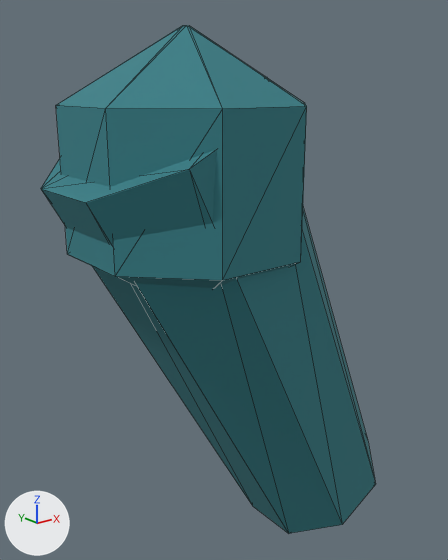
Before and after pictures for a commit that changed the glTF model Resource/Export/Modules/Outfit_Explorer_Slender_Sleeve_L.glb.
Rendered twice from a camera (50 mm lens) standing at (0.032, -0.278, 1.453) and looking at (0.262, 0.01, 1.338). Every picture has the same lights, and +X, +Y and +Z are marked at lower left. The picture after the commit comes second. Mesh edges are drawn as thin lines. Vertices at exactly the same position are counted once.

Objects in the first picture: 'Outfit_Explorer_Slender_Sleeve_L'.
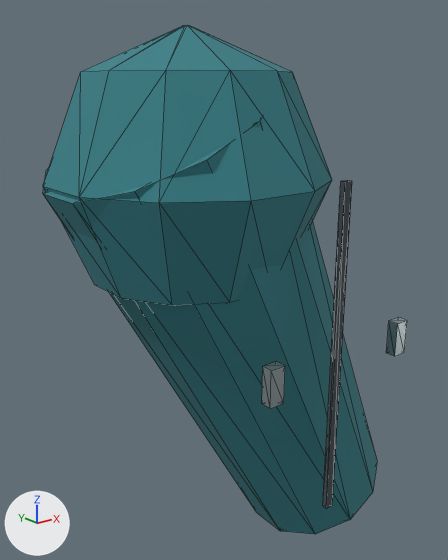
What differs and where, as boxes [x1, y1, x2, y2] in the pictures (448 x 560 px):
```json
{"object": "Outfit_Explorer_Slender_Sleeve_L", "change": "reshaped", "before": [41, 25, 376, 534], "after": [43, 25, 407, 534], "on screen": "9% wider"}
{"part": 1, "of": "me_outfit_explorer_slender_sleeve_l_mesh", "change": "added", "after": [323, 180, 352, 509]}
{"part": 2, "of": "me_outfit_explorer_slender_sleeve_l_mesh", "change": "added", "after": [262, 361, 285, 409]}
{"part": 3, "of": "me_outfit_explorer_slender_sleeve_l_mesh", "change": "added", "after": [386, 317, 407, 356]}
{"part": 4, "of": "me_outfit_explorer_slender_sleeve_l_mesh", "change": "rebuilt", "before": [41, 77, 376, 534], "after": [43, 119, 377, 534]}
{"part": 5, "of": "me_outfit_explorer_slender_sleeve_l_mesh", "change": "built on", "before": [56, 25, 307, 288], "after": [43, 25, 332, 306]}
```

Scene script edits in JSON lines:
```json
{"op": "add", "block": "mat_fabric_seam", "code": ["mat_fabric_seam = principled_material('Fabric_Seam')", "mat_fabric_seam.base_color = (0.055, 0.075, 0.085)  # greyish blue #424d52", "mat_fabric_seam.roughness = 0.88"]}
{"op": "add", "block": "mat_fastener_titanium", "code": ["mat_fastener_titanium = principled_material('Fastener_Titanium')", "mat_fastener_titanium.base_color = (0.39, 0.47, 0.49)  # grey #a8b6ba", "mat_fastener_titanium.metallic = 0.8", "mat_fastener_titanium.roughness = 0.32"]}
{"block": "me_outfit_explorer_slender_sleeve_l_mesh", "where": "# used by ob_outfit_explorer_slender_sleeve_l; location = (0.0, 0.0, 0.0)"}
{"op": "remove", "block": "me_outfit_explorer_slender_sleeve_l_mesh", "code": "me_outfit_explorer_slender_sleeve_l_mesh.from_pydata(...)  # 48 vertices, 88 faces; spans x 0.156..0.382, y -0.062..0.062, z 1.149..1.482"}
{"op": "add", "block": "me_outfit_explorer_slender_sleeve_l_mesh", "code": "me_outfit_explorer_slender_sleeve_l_mesh.from_pydata(...)  # 103 vertices, 174 faces; spans x 0.154..0.384, y -0.084..0.075, z 1.148..1.482"}
{"block": "me_outfit_explorer_slender_sleeve_l_mesh", "change": "me_outfit_explorer_slender_sleeve_l_mesh part 1: a new loose piece, a box spanning x 0.2662..0.2712, y -0.0798..-0.0768, z 1.2215..1.4085, in mat_fabric_seam (greyish blue #424d52)"}
{"block": "me_outfit_explorer_slender_sleeve_l_mesh", "change": "me_outfit_explorer_slender_sleeve_l_mesh part 2: a new loose piece, a box spanning x 0.2158..0.2248, y -0.0843..-0.0783, z 1.305..1.325, in mat_fastener_titanium (grey #a8b6ba)"}
{"block": "me_outfit_explorer_slender_sleeve_l_mesh", "change": "me_outfit_explorer_slender_sleeve_l_mesh part 3: a new loose piece, a box spanning x 0.3125..0.3215, y -0.0843..-0.0783, z 1.305..1.325, in mat_fastener_titanium (grey #a8b6ba)"}
{"block": "me_outfit_explorer_slender_sleeve_l_mesh", "change": "me_outfit_explorer_slender_sleeve_l_mesh part 4: the loose piece of 16 vertices spanning x 0.156..0.382, y -0.06..0.06, z 1.149..1.457 is rebuilt with 24 vertices and now spans x 0.154..0.384, y -0.063..0.063, z 1.148..1.458"}
{"block": "me_outfit_explorer_slender_sleeve_l_mesh", "change": "me_outfit_explorer_slender_sleeve_l_mesh part 5"}
{"block": "me_outfit_explorer_slender_sleeve_l_mesh", "change": "13 vertices are removed from x 0.168..0.292, y -0.062..0.062, z 1.328..1.443"}
{"block": "me_outfit_explorer_slender_sleeve_l_mesh", "change": "55 faces are deleted"}
{"block": "me_outfit_explorer_slender_sleeve_l_mesh", "change": "6 vertices move from x 0.204..0.292, y -0.062..0.062, z 1.366..1.443 to x 0.175..0.283, y -0.053..0.055, z 1.351..1.459"}
{"block": "me_outfit_explorer_slender_sleeve_l_mesh", "change": "36 vertices are added at x 0.155..0.305, y -0.075..0.075, z 1.328..1.482"}
{"block": "me_outfit_explorer_slender_sleeve_l_mesh", "change": "90 new faces join them, mat_cloth_teal (cyan #357e86)"}
{"op": "add", "block": "me_outfit_explorer_slender_sleeve_l_mesh", "code": "me_outfit_explorer_slender_sleeve_l_mesh.materials.append(mat_fabric_seam)  # greyish blue #424d52"}
{"op": "add", "block": "me_outfit_explorer_slender_sleeve_l_mesh", "code": "me_outfit_explorer_slender_sleeve_l_mesh.materials.append(mat_fastener_titanium)  # grey #a8b6ba"}
```
